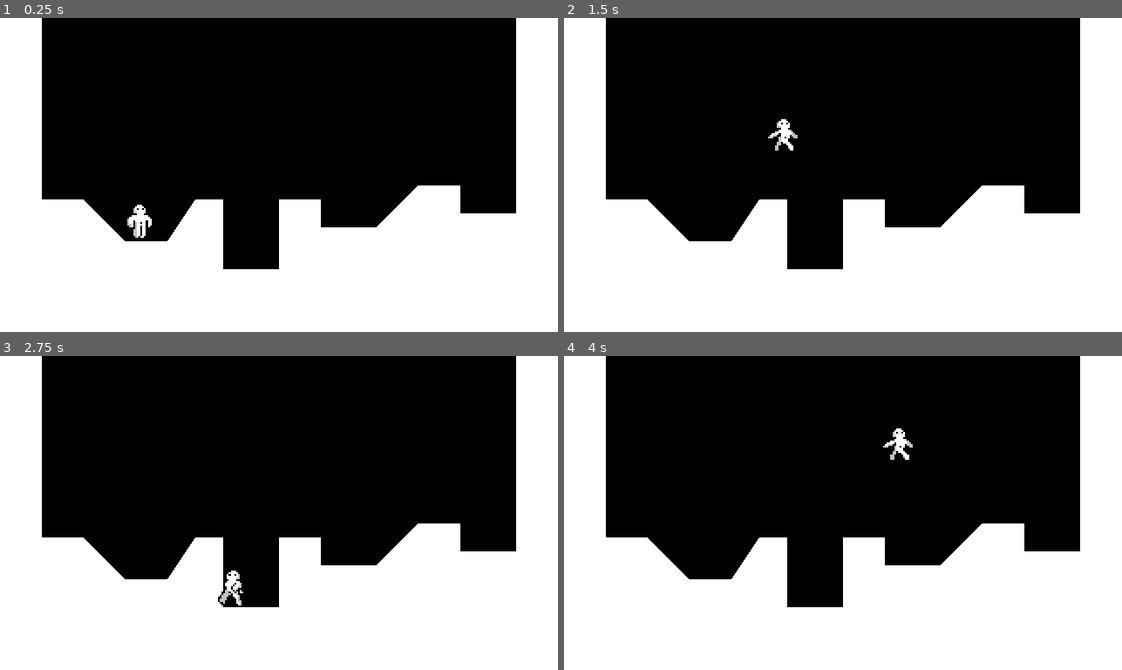
Above: before the commit, frames 1-4 (two rows, left to right).
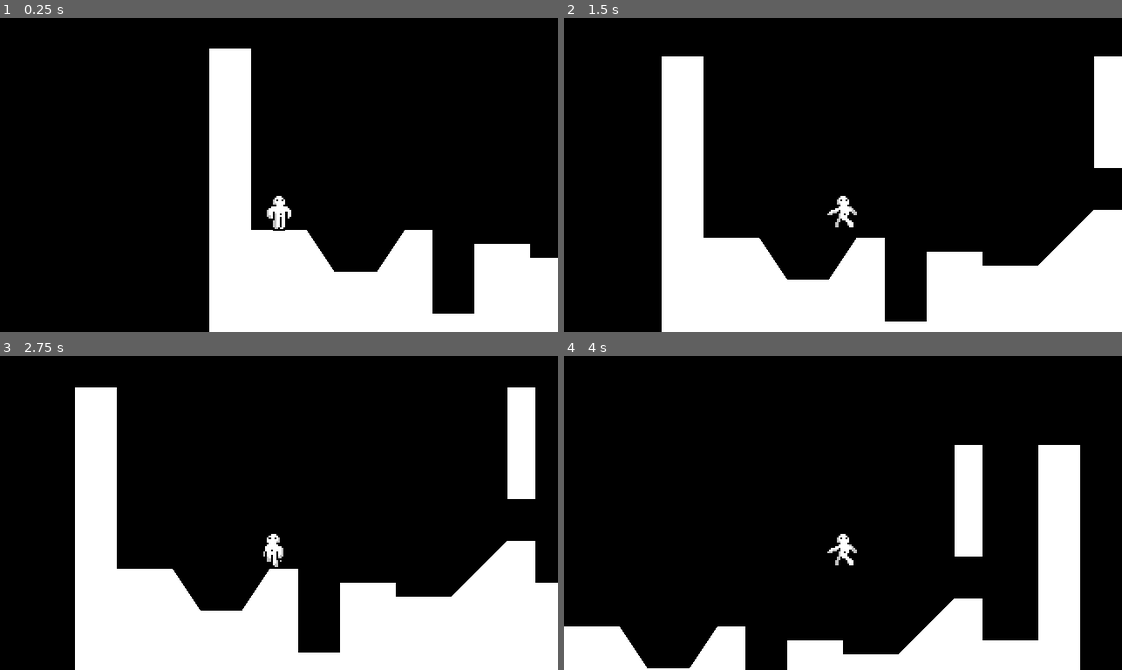
Above: after the commit, the same moments.

Repository: wojtjan-spec/GODOT-Platformer
Game: Godot game, scene res://world.tscn
The game is run twice, just before and just after one commit, with the same random seed, the same clock (stepped at 60 frames per second) and the same inputs.
Inputs:
- Up to frame 1 (0.25 s): no input
- Up to frame 2 (1.5 s): tap Enter (ui_accept) at 0.5, 0.6, 0.77, 1.07, 1.35 s; hold Right (ui_right) from 0.53 s (still down)
- Up to frame 3 (2.75 s): tap Enter (ui_accept) at 1.52, 1.82, 2.1 s; release Right (ui_right) at 2.03 s; hold Left (ui_left) from 2.03 s (still down)
- Up to frame 4 (4 s): release Left (ui_left) at 2.78 s; hold Right (ui_right) from 2.78 s (still down); tap Enter (ui_accept) at 2.85, 3.02, 3.32, 3.6, 3.77 s

The runs differ from the first frame. In frame 1, 37% of the frame differs, in the area x 0-100%, y 0-100%; in frame 2, 28%; in frame 3, 27%; in frame 4, 39%.

Commit message:
Add wall jump and double jump

Diff:
--- a/SlowMovementData.tres
+++ b/SlowMovementData.tres
@@ -4,8 +4,9 @@
 
 [resource]
 script = ExtResource("1_ly7k4")
-speed = 50.0
+speed = 80.0
 acceleration = 600.0
 friction = 800.0
-jump_velocity = -275
-gravity_scale = 0.4
+jump_velocity = -225
+gravity_scale = 0.8
+air_ressistance = 200
--- a/player.gd
+++ b/player.gd
@@ -5,11 +5,16 @@
 @onready var animated_sprite_2d: AnimatedSprite2D = $AnimatedSprite2D
 @onready var coyote_jump_timer: Timer = $CoyoteJumpTimer
 
+var air_jump = false
+var just_wall_jumped = false
+
 func _physics_process(delta: float) -> void:
 	apply_gravity(delta)
+	handle_wall_jump()
 	handle_jump()
 	var input_axis := Input.get_axis("ui_left", "ui_right") # 1 or 0
 	handle_acceleration(input_axis, delta)
+	handle_air_acceleration(input_axis, delta)
 	apply_friction(input_axis, delta)
 	apply_air_resistance(input_axis, delta)
 	update_animations(input_axis)
@@ -18,12 +23,15 @@
 	var just_left_ledge = was_on_floor and not is_on_floor() and velocity.y >= 0
 	if just_left_ledge:
 		coyote_jump_timer.start()
+	just_wall_jumped = false
 
 func apply_gravity(delta: float) -> void:
 	if not is_on_floor():
 		velocity += get_gravity() * movement_data.gravity_scale * delta
 
 func handle_jump() -> void:
+	if is_on_floor(): air_jump = true
+
 	if is_on_floor() or coyote_jump_timer.time_left > 0.0:
 		if Input.is_action_just_pressed("ui_accept"):
 			velocity.y = movement_data.jump_velocity
@@ -31,20 +39,42 @@
 		if Input.is_action_just_released("ui_accept") and velocity.y < movement_data.jump_velocity / 2:
 			velocity.y = movement_data.jump_velocity / 2
 
-func apply_friction(input_axis, delta):
+		if Input.is_action_just_pressed("ui_accept") and air_jump and not just_wall_jumped:
+			velocity.y = movement_data.jump_velocity * 0.8
+			air_jump = false
+
+func handle_wall_jump() ->void:
+	if not is_on_wall_only(): return
+	var wall_normal = get_wall_normal()
+	if Input.is_action_just_pressed("ui_left") and wall_normal == Vector2.LEFT:
+		velocity.x = wall_normal.x * movement_data.speed
+		velocity.y = movement_data.jump_velocity
+		just_wall_jumped = true
+	if Input.is_action_just_pressed("ui_right") and wall_normal == Vector2.RIGHT:
+		velocity.x = wall_normal.x * movement_data.speed
+		velocity.y = movement_data.jump_velocity
+		just_wall_jumped = true
+
+func apply_friction(input_axis, delta) -> void:
 	if input_axis == 0 and is_on_floor():
 		velocity.x = move_toward(velocity.x, 0, movement_data.acceleration * delta)
 
 
-func apply_air_resistance(input_axis, delta):
+func apply_air_resistance(input_axis, delta) ->void:
 	if input_axis == 0 and not is_on_floor():
 		velocity.x = move_toward(velocity.x, 0, movement_data.air_ressistance * delta)
 
-func handle_acceleration(input_axis, delta):
+func handle_acceleration(input_axis, delta) ->void:
+	if not is_on_floor(): return
 	if input_axis != 0:
 		velocity.x = move_toward(velocity.x, movement_data.speed * input_axis, movement_data.acceleration * delta)
 
-func update_animations(input_axis):
+func handle_air_acceleration(input_axis, delta) ->void:
+	if is_on_floor(): return
+	if input_axis != 0:
+		velocity.x = move_toward(velocity.x, movement_data.speed * input_axis, movement_data.air_acceleration * delta)
+
+func update_animations(input_axis) -> void:
 	if input_axis != 0:
 		animated_sprite_2d.flip_h = (input_axis < 0)
 		animated_sprite_2d.play("run")
--- a/player.tscn
+++ b/player.tscn
@@ -96,3 +96,6 @@
 [node name="CoyoteJumpTimer" type="Timer" parent="."]
 wait_time = 0.2
 one_shot = true
+
+[node name="Camera2D" type="Camera2D" parent="."]
+position = Vector2(0, -32)
--- a/player_movement_data.gd
+++ b/player_movement_data.gd
@@ -7,3 +7,4 @@
 @export var jump_velocity = -275
 @export var gravity_scale = 1.0
 @export var air_ressistance = 200
+@export var air_acceleration = 400
--- a/world.tscn
+++ b/world.tscn
@@ -1,7 +1,10 @@
-[gd_scene load_steps=3 format=3 uid="uid://bog162a32pfuj"]
+[gd_scene load_steps=4 format=3 uid="uid://bog162a32pfuj"]
 
 [ext_resource type="Script" path="res://world.gd" id="1_pi430"]
 [ext_resource type="PackedScene" uid="uid://cq7w3gtuewwjg" path="res://player.tscn" id="2_1u55w"]
+
+[sub_resource type="RectangleShape2D" id="RectangleShape2D_rh8o5"]
+size = Vector2(16, 64)
 
 [node name="World" type="Node"]
 script = ExtResource("1_pi430")
@@ -9,9 +12,21 @@
 [node name="StaticBody2D" type="StaticBody2D" parent="."]
 
 [node name="CollisionPolygon2D" type="CollisionPolygon2D" parent="StaticBody2D"]
-polygon = PackedVector2Array(0, 0, 24, 0, 24, 104, 48, 104, 72, 128, 96, 128, 112, 104, 128, 104, 128, 144, 160, 144, 160, 104, 184, 104, 184, 120, 216, 120, 240, 96, 264, 96, 264, 112, 296, 112, 296, 0, 320, 0, 320, 184, 0, 184)
+polygon = PackedVector2Array(0, 0, 24, 0, 24, 104, 56, 104, 72, 128, 96, 128, 112, 104, 128, 104, 128, 152, 152, 152, 152, 112, 184, 112, 184, 120, 216, 120, 248, 88, 264, 88, 264, 112, 296, 112, 296, 0, 320, 0, 320, 184, 0, 184)
 
 [node name="Polygon2D" type="Polygon2D" parent="StaticBody2D/CollisionPolygon2D"]
 
 [node name="Player" parent="StaticBody2D" instance=ExtResource("2_1u55w")]
-position = Vector2(80, 120)
+position = Vector2(40, 96)
+
+[node name="StaticBody2D" type="StaticBody2D" parent="StaticBody2D"]
+position = Vector2(256, 32)
+
+[node name="ColorRect" type="ColorRect" parent="StaticBody2D/StaticBody2D"]
+offset_left = -8.0
+offset_top = -32.0
+offset_right = 8.0
+offset_bottom = 32.0
+
+[node name="CollisionShape2D2" type="CollisionShape2D" parent="StaticBody2D/StaticBody2D"]
+shape = SubResource("RectangleShape2D_rh8o5")
